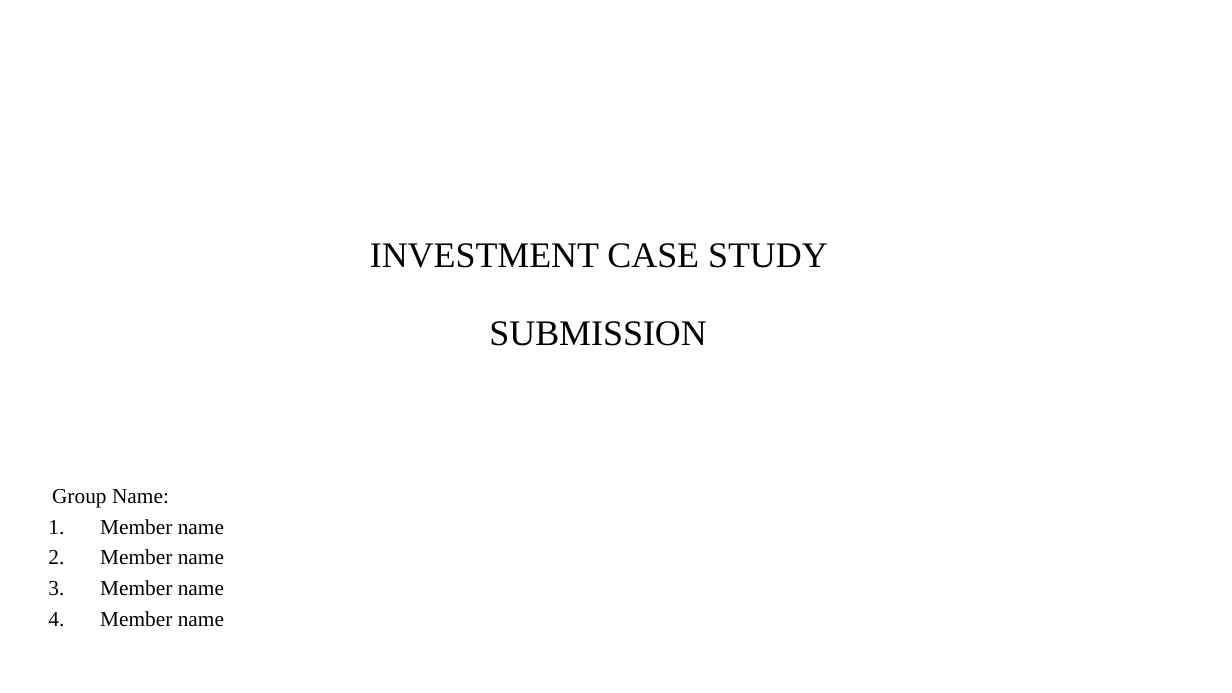
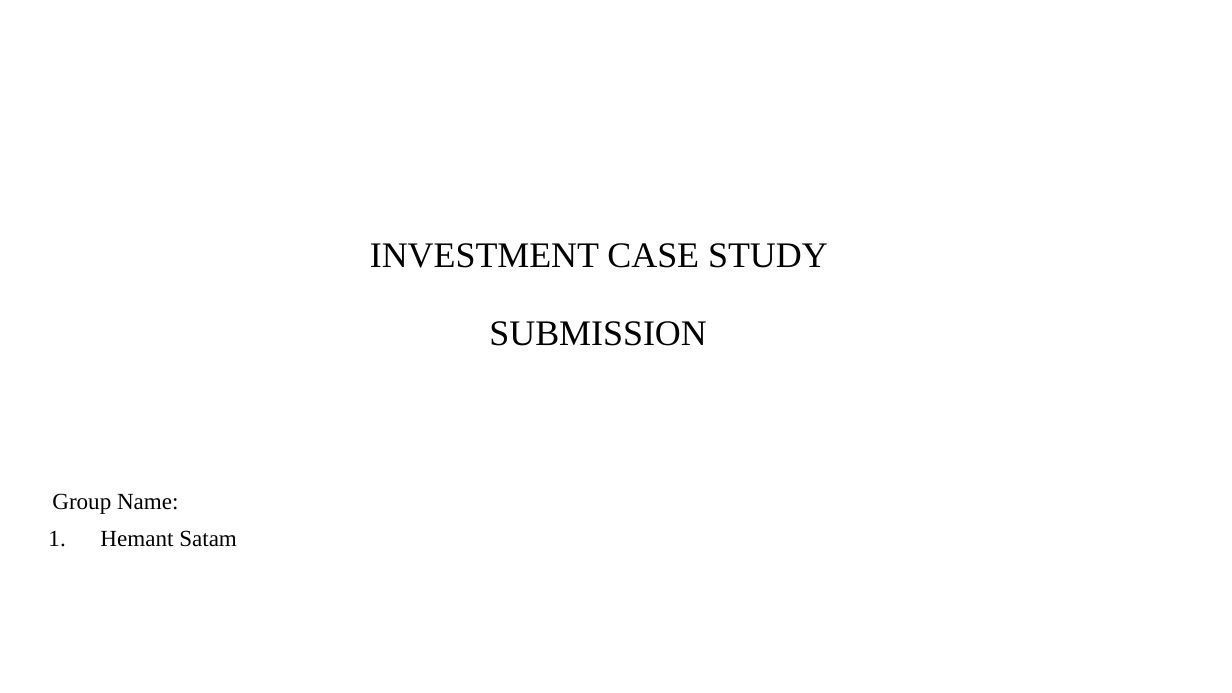
Before and after one commit to hsatam/AI_ML, a slide deck: slide 1 of Spark Funds Presentation.pptx. Drawn at 1232x693 pixels with LibreOffice and Linux fonts; fonts in the diff are those of the drawing; background and template pictures are left out. Boxes give left, top, right and bottom in pixels: in the first picture for what was removed or moved away, otherwise in the second. Text is boxed around its words. In the diff, an @@ line names an element or a change of style, - is before the commit and + after.

```diff
--- a/Spark Funds Presentation.pptx
+++ b/Spark Funds Presentation.pptx
@@ subtitle at (52,493,178,514): size 16.6 to 18 pt in "Group Name:"; line spacing 0.7 to 0.9 @@
@@ subtitle at (100,530,237,547): text changed; size 16.6 to 18 pt @@
-1. Member name
-2. Member name
-3. Member name
-4. Member name
+1. Hemant Satam
```
Also in this commit, not shown: 6 other slides changed, 3 other files.
